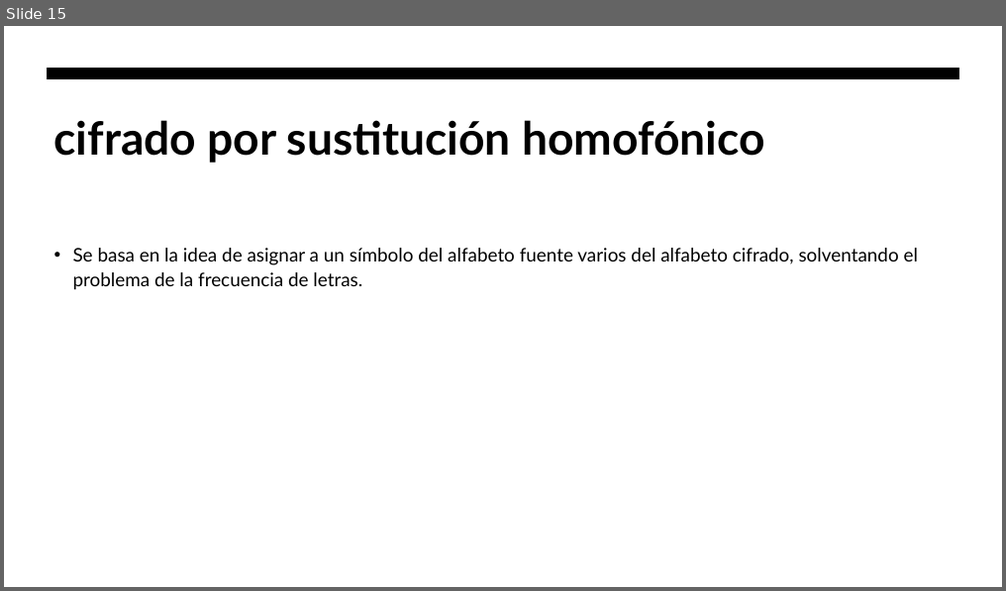
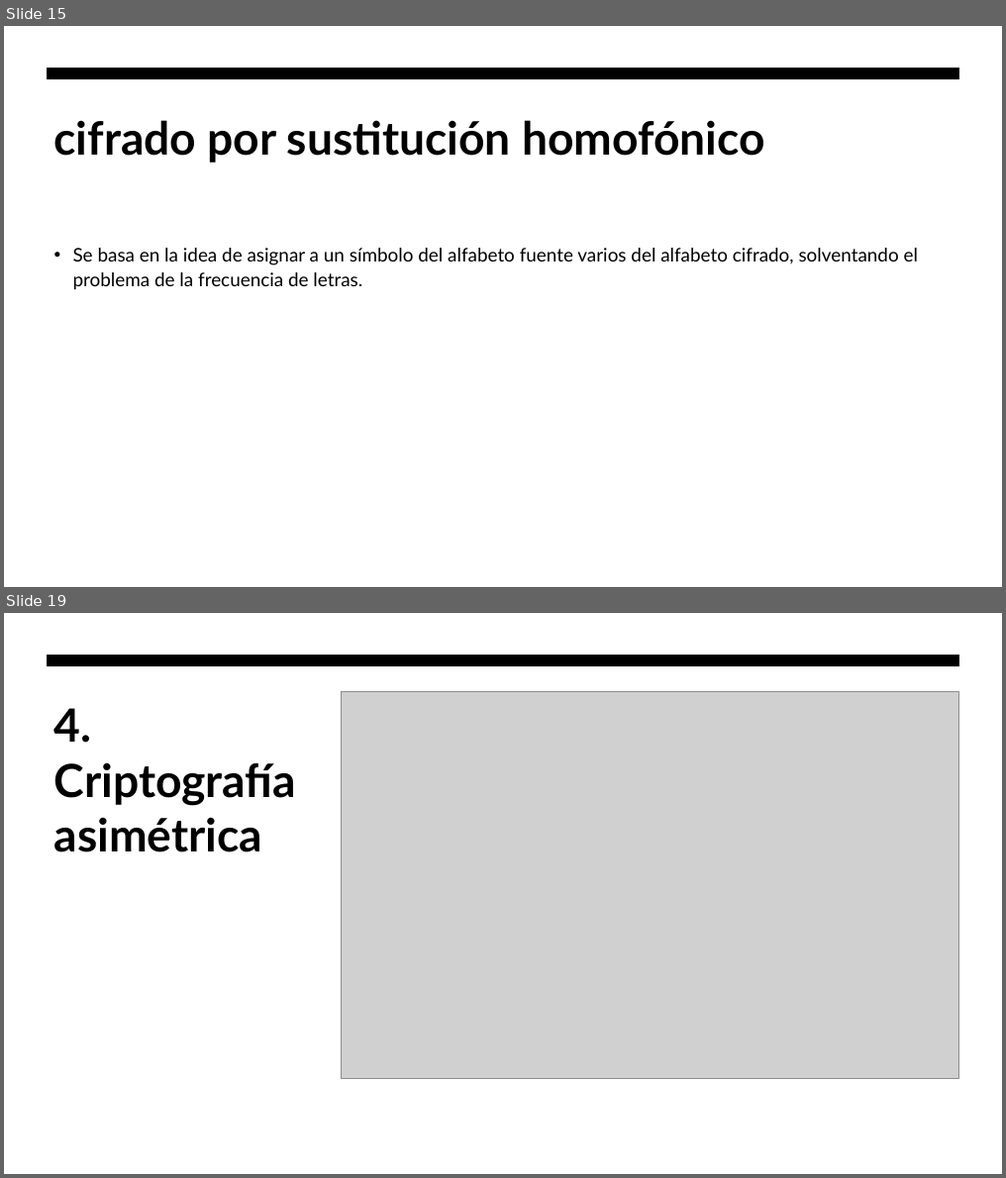
Before and after one commit to hombrefrustrado/criptografia-presentaci-n, a slide deck: criptografía teorica.pptx. Shown one above the other, each under a label of ours: slide 15 before the commit, slides 15 and 19 after it; the slides between them are not shown. The pictures are 1006x591 and 1006x1178 pixels, drawn with LibreOffice and Linux fonts; fonts in the diff are those of the drawing; grey boxes stand for pictures. Boxes give left, top, right and bottom in pixels: in the first picture for what was removed or moved away, otherwise in the second. Text is boxed around its words. In the diff, an @@ line names an element or a change of style, - is before the commit and + after.

```diff
--- a/criptografía teorica.pptx
+++ b/criptografía teorica.pptx
@@ slide 19 added at (x1=4, y1=613, x2=1002, y2=1174), background #FFFFFF @@
@@ rectangle added at (x1=4, y1=613, x2=1002, y2=1174), fill #FFFFFF @@
@@ freeform shape added at (x1=47, y1=655, x2=960, y2=666), fill #000000 @@
@@ picture added at (x1=341, y1=692, x2=959, y2=1078) @@
@@ title added at (x1=54, y1=708, x2=296, y2=853), 44 pt, text #000000, bold @@
+4. Criptografía asimétrica
```
Also in this commit, not shown: 1 slide changed, 8 other slides added, 4 other files.
